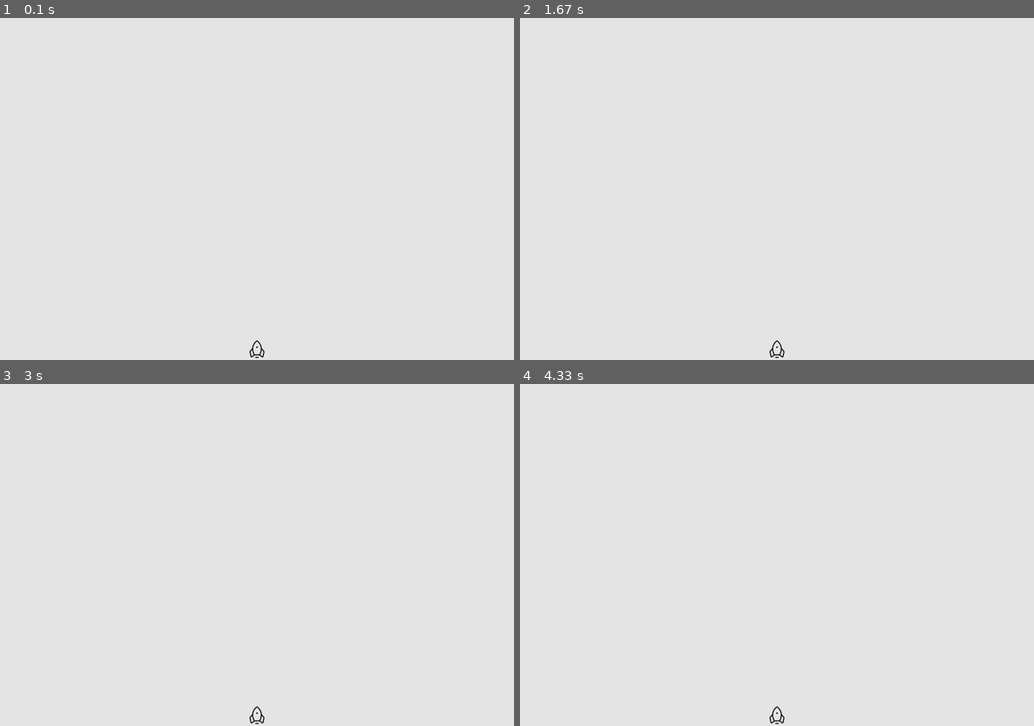
Above: before the commit, frames 1-4 (two rows, left to right).
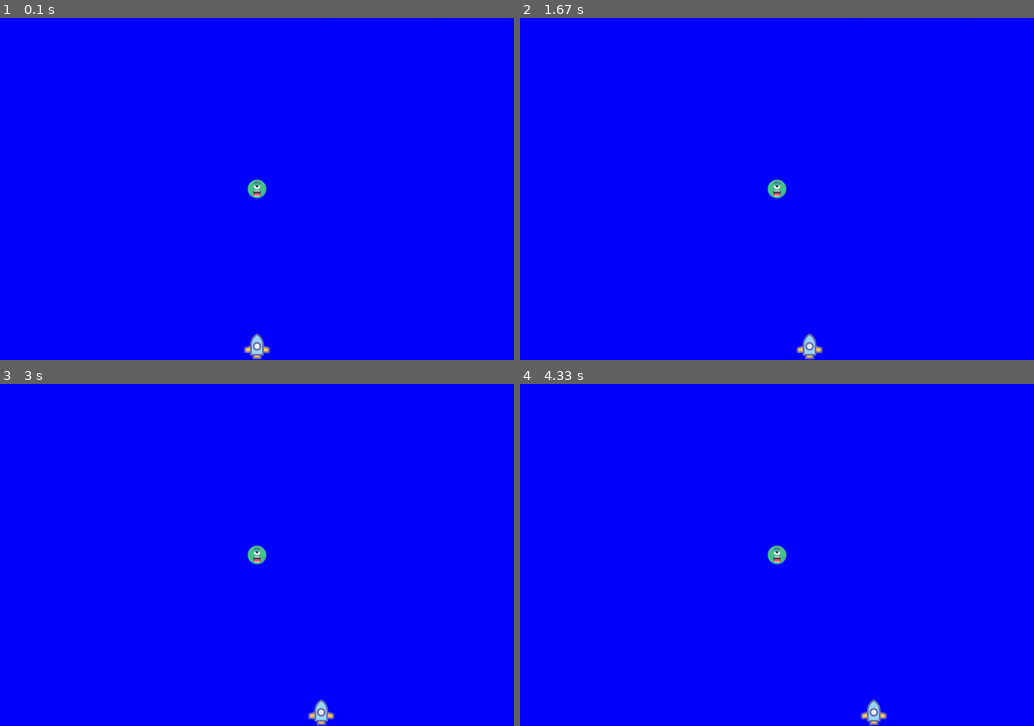
Above: after the commit, the same moments.

Repository: rememberanthonyrivers/Cosmic_Clash_pygame
Game: pygame game, started from alien_invasion.py
Two runs of this game, one before a commit and one after it. Both use one fixed random seed, a clock stepped at 60 frames per second and the inputs below.
Inputs:
- Up to frame 1 (0.1 s): no input
- Up to frame 2 (1.67 s): hold Right 0.33-0.8 s; hold Right 0.83-1.3 s; hold Right from 1.33 s (still down)
- Up to frame 3 (3 s): release Right at 1.97 s; hold Right 2-2.47 s; hold Right 2.5-2.97 s
- Up to frame 4 (4.33 s): hold Right 3-3.63 s; hold Right 3.67-4.13 s; hold Right from 4.17 s (still down)

The runs differ from the first frame. In frame 1, 100% of the frame differs, in the area x 0-100%, y 0-100%; in frame 2, 100%; in frame 3, 100%; in frame 4, 100%.

Commit message:
feat: ship now moves to the right

Diff:
--- /dev/null
+++ b/alien.py
@@ -0,0 +1,20 @@
+import pygame
+
+
+class Alien:
+    def __init__(self, screen):
+        """Initialize the alien and set its starting position on the screen"""
+        self.screen = screen
+
+        # Load the alien image and get its rect.
+        self.image = pygame.image.load("images/alien.bmp")
+        self.rect = self.image.get_rect()
+        self.screen_rect = screen.get_rect()
+
+        # Start each new alien at the center of the screen.
+        self.rect.centerx = self.screen_rect.centerx
+        self.rect.centery = self.screen_rect.centery
+
+    def blitme(self):
+        """Draw the alien at its current location"""
+        self.screen.blit(self.image, self.rect)
--- a/alien_invasion.py
+++ b/alien_invasion.py
@@ -1,11 +1,10 @@
-# an EVENT is an action the user performs while playing the game
-# the FOR loop creates an event loop to listen for user input
-import sys
 import pygame
 
 from settings import Settings
 
 from ship import Ship
+from alien import Alien
+import game_functions as gf
 
 
 def run_game():
@@ -20,17 +19,16 @@
     # create an instance of a ship
     ship = Ship(screen)
 
-    # start the game loop
+    # create an instance of an alien
+    alien = Alien(screen)
+
+    # start the main game loop
     while True:
-
-        # watches for keyboard and mouse events
-        for event in pygame.event.get():
-            if event.type == pygame.QUIT:
-                sys.exit()
-
+        gf.check_events(ship)
+        # the ships position will update after weve checked for key events and before we update the screen
+        ship.update()
         # redraws the screen during each pass through the loop
-        screen.fill(ai_settings.bg_color)
-        ship.blitme()
+        gf.update_screen(ai_settings, screen, ship, alien)
         # make the most recently drawn screen visible
         pygame.display.flip()
 
--- a/game_functions.py
+++ b/game_functions.py
@@ -1,7 +1,28 @@
 import sys
 import pygame
-def check_events():
+
+
+def check_events(ship):
     """Respond to keypresses and mouse events."""
     for event in pygame.event.get():
         if event.type == pygame.QUIT:
             sys.exit()
+
+        # checks if a key is pressed
+        elif event.type == pygame.KEYDOWN:
+            # if the key is the right arrow key
+            if event.key == pygame.K_RIGHT:
+                # The ship moves continuously to the right
+                ship.moving_right = True
+
+        # checks if a key is released
+        elif event.type == pygame.KEYUP:
+            if event.key == pygame.K_RIGHT:
+                # The ship stops moving to the right
+                ship.moving_right = False
+
+def update_screen(ai_settings, screen, ship, alien):
+    """Updates images on the screen and flip to the new screen"""
+    screen.fill(ai_settings.bg_color)
+    ship.blitme()
+    alien.blitme()
--- a/settings.py
+++ b/settings.py
@@ -6,4 +6,4 @@
         # Screen settings
         self.screen_width = 1200
         self.screen_height = 800
-        self.bg_color = (230, 230, 230)
+        self.bg_color = (0, 0, 255)
--- a/ship.py
+++ b/ship.py
@@ -1,7 +1,6 @@
 import pygame
 
-
-class Ship():
+class Ship:
     def __init__(self, screen):
         """Initialize the ship and set its starting position on the screen"""
         self.screen = screen
@@ -15,6 +14,15 @@
         self.rect.centerx = self.screen_rect.centerx
         self.rect.bottom = self.screen_rect.bottom
 
+        # movement flag
+        self.moving_right = False
+
+    def update(self):
+        """Update the ship's position based on the movement flag"""
+        if self.moving_right:
+            self.rect.centerx += 1
+
+
     def blitme(self):
         """Draw the ship at its current location"""
         self.screen.blit(self.image, self.rect)
Binary file added: images/alien.bmp
Binary file changed: images/ship.bmp
